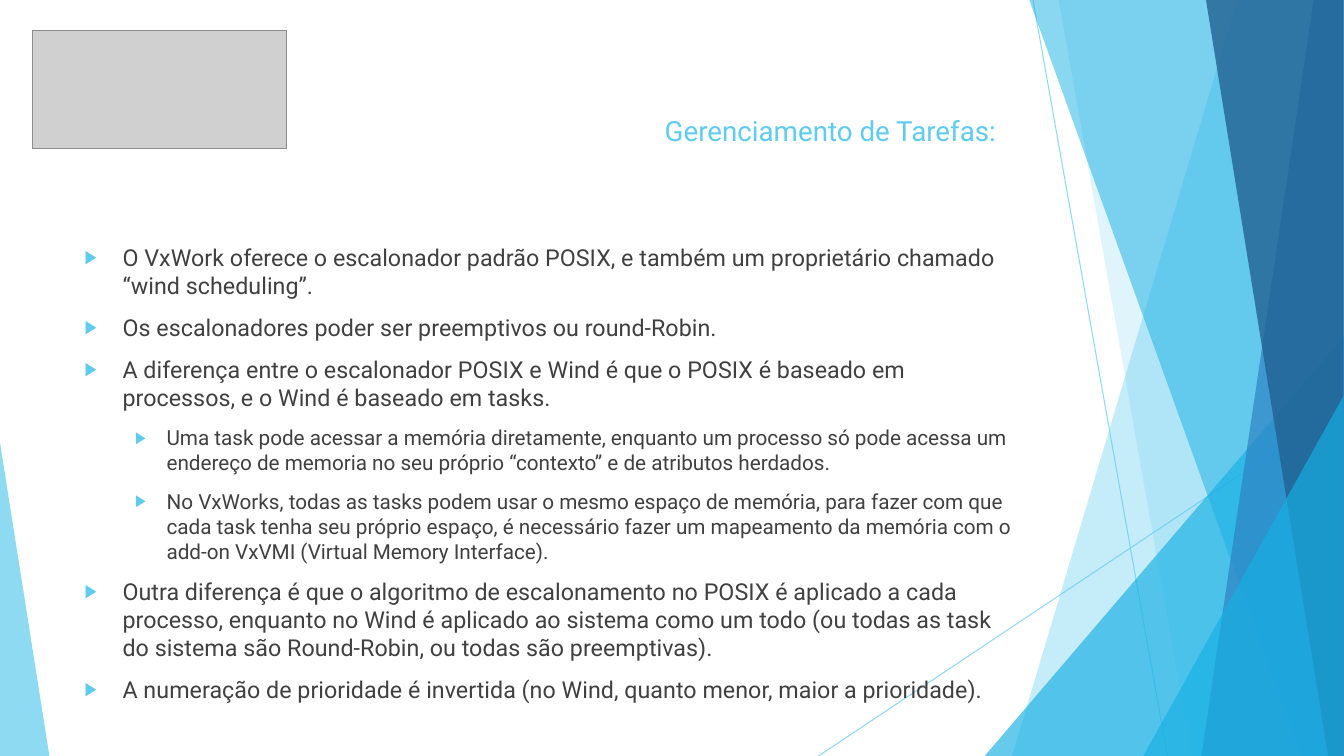
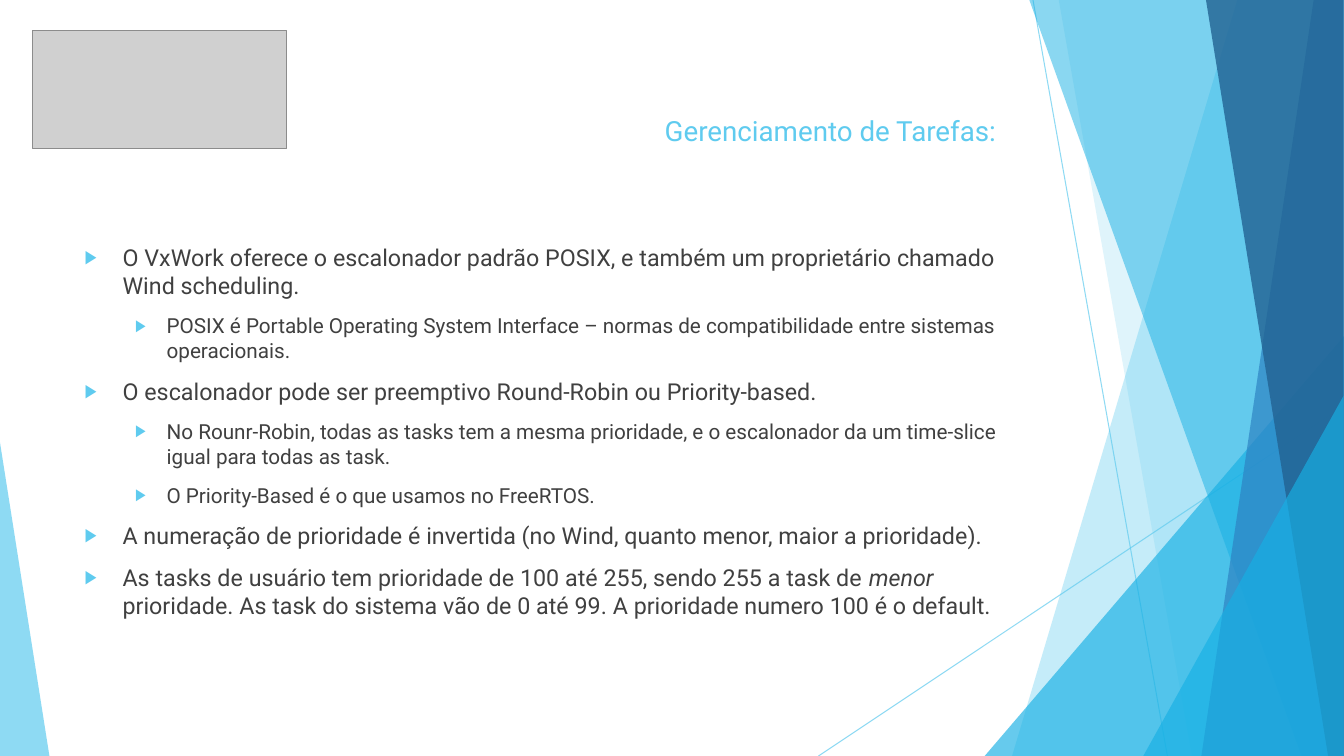
Before and after one commit to gfranzotti/seminarioVxWorks, a slide deck: slide 11 of Seminário VxWorks.pptx. Drawn at 1344x756 pixels with LibreOffice and Linux fonts; fonts in the diff are those of the drawing; grey boxes stand for pictures. Boxes give left, top, right and bottom in pixels: in the first picture for what was removed or moved away, otherwise in the second. Text is boxed around its words. In the diff, an @@ line names an element or a change of style, - is before the commit and + after.

```diff
--- a/Seminário VxWorks.pptx
+++ b/Seminário VxWorks.pptx
@@ text at (x1=123, y1=248, x2=996, y2=508): text changed; size 16.6 to 14.8 pt @@
-▶ O VxWork oferece o escalonador padrão POSIX, e também um proprietário chamado “wind scheduling”.
-▶ Os escalonadores poder ser preemptivos ou round-Robin.
-▶ A diferença entre o escalonador POSIX e Wind é que o POSIX é baseado em processos, e o Wind é baseado em tasks.
-  ▶ Uma task pode acessar a memória diretamente, enquanto um processo só pode acessa um endereço de memoria no seu próprio “contexto” e de atributos herdados.
-  ▶ No VxWorks, todas as tasks podem usar o mesmo espaço de memória, para fazer com que cada task tenha seu próprio espaço, é necessário fazer um mapeamento da memória com o add-on VxVMI (Virtual Memory Interface).
-▶ Outra diferença é que o algoritmo de escalonamento no POSIX é aplicado a cada processo, enquanto no Wind é aplicado ao sistema como um todo (ou todas as task do sistema são Round-Robin, ou todas são preemptivas).
+▶ O VxWork oferece o escalonador padrão POSIX, e também um proprietário chamado Wind scheduling.
+  ▶ POSIX é Portable Operating System Interface – normas de compatibilidade entre sistemas operacionais.
+▶ O escalonador pode ser preemptivo Round-Robin ou Priority-based.
+  ▶ No Rounr-Robin, todas as tasks tem a mesma prioridade, e o escalonador da um time-slice igual para todas as task.
+  ▶ O Priority-Based é o que usamos no FreeRTOS.
@@ text at (x1=123, y1=568, x2=991, y2=619): paragraph added @@
+▶ As tasks de usuário tem prioridade de 100 até 255, sendo 255 a task de menor prioridade. As task do sistema vão de 0 até 99. A prioridade numero 100 é o default.
```
Also in this commit, not shown: 4 other slides changed, 3 slides added, 1 slide removed, 25 other files.
